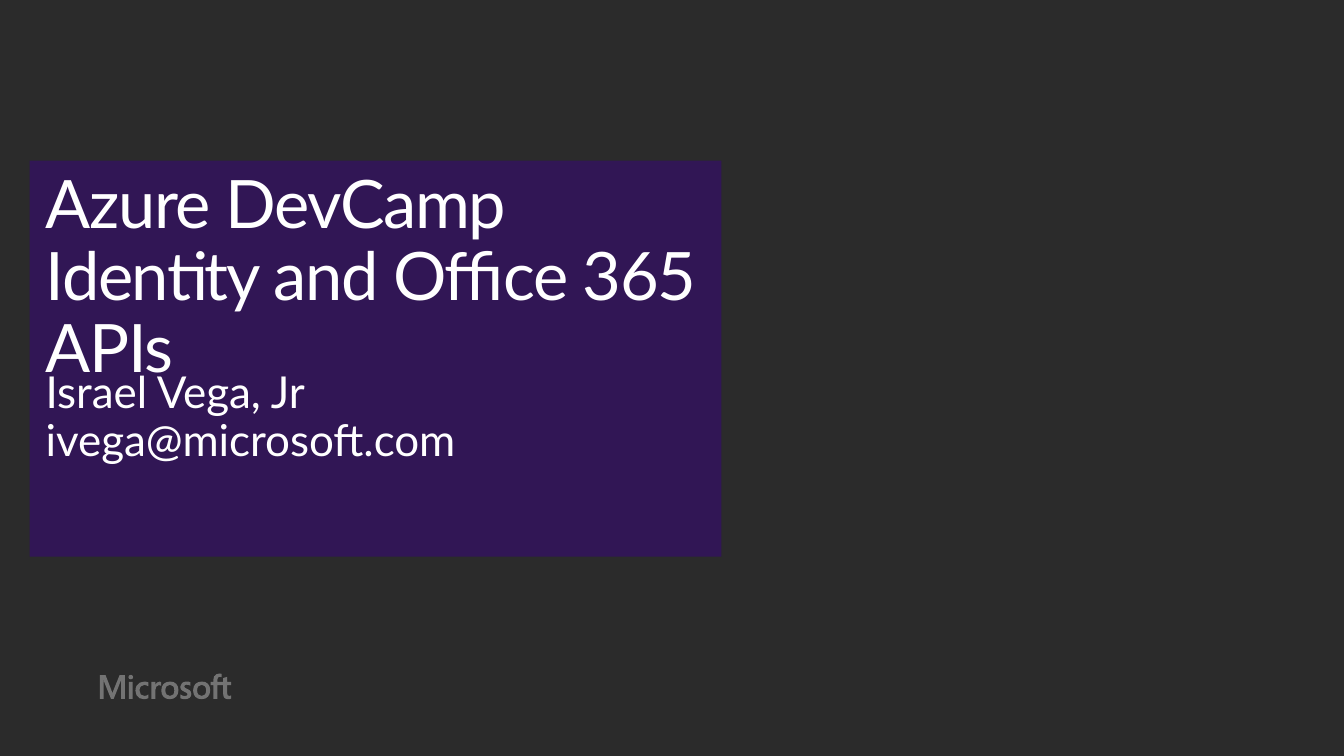
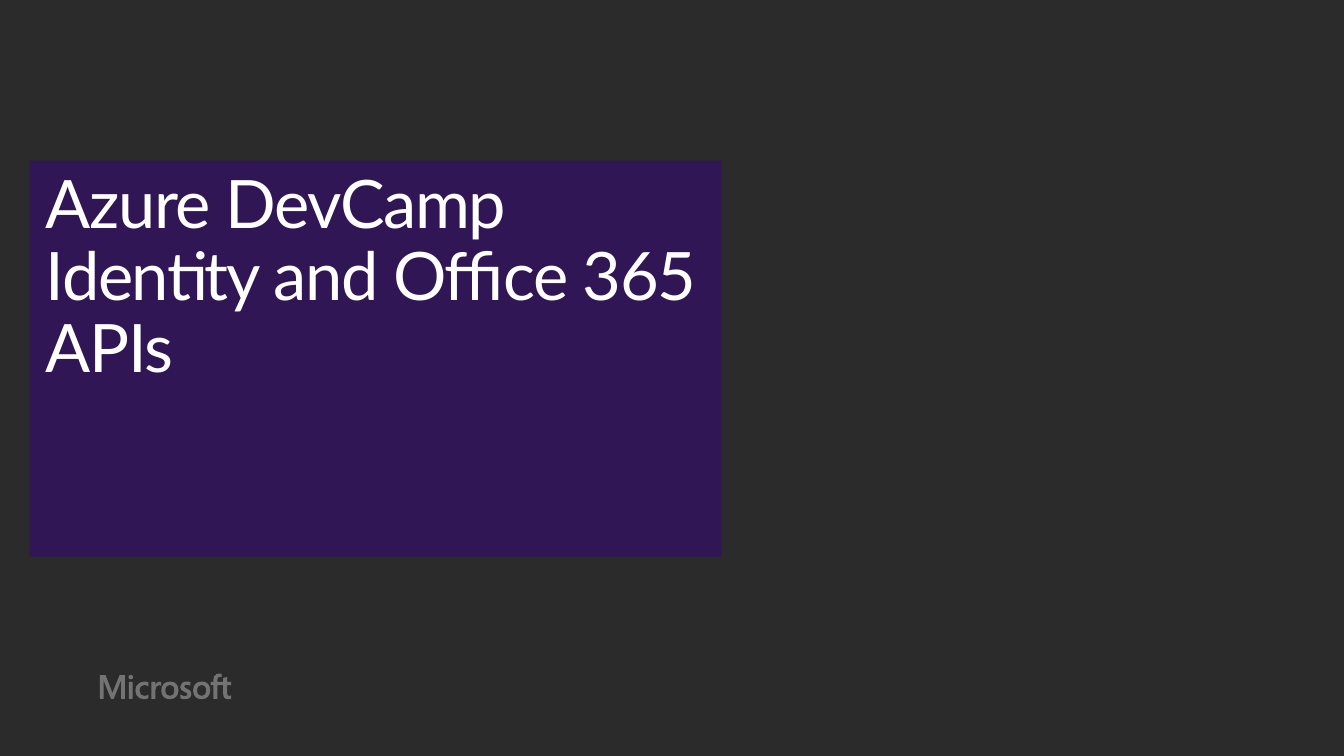
Before and after one commit to wely/DevCamp, a slide deck: slide 1 of Presentation/Module03-Identity-0365Apis.pptx. Drawn at 1344x756 pixels with LibreOffice and Linux fonts; fonts in the diff are those of the drawing; background and template pictures are left out; a plain dark background stands for a picture behind light text. Boxes give left, top, right and bottom in pixels: in the first picture for what was removed or moved away, otherwise in the second. Text is boxed around its words. In the diff, an @@ line names an element or a change of style, - is before the commit and + after.

Commit message:
Removed hard coded name
#39

```diff
--- a/Presentation/Module03-Identity-0365Apis.pptx
+++ b/Presentation/Module03-Identity-0365Apis.pptx
@@ text removed at box(46, 371, 456, 464) @@
-Israel Vega, Jr
-ivega@microsoft.com
```
